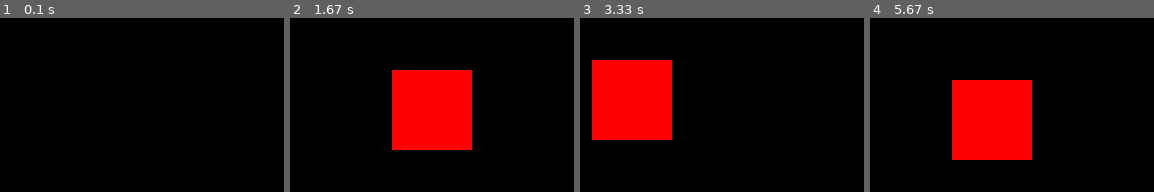
Above: before the commit, frames 1-4 (left to right).
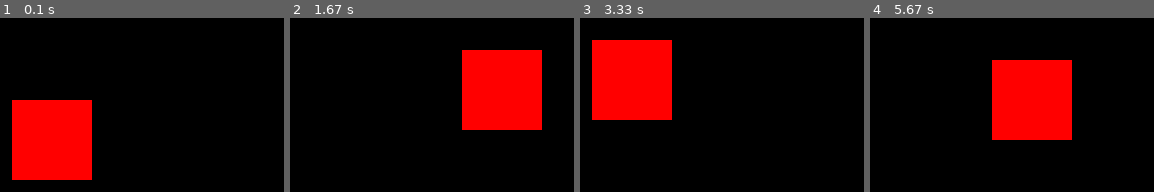
Above: after the commit, the same moments.

Repository: GameDevCallum/First-PyGame-Project
Game: pygame game, started from main.py
Two runs of this game, one before a commit and one after it. Both use one fixed random seed, a clock stepped at 60 frames per second and the inputs below.
Inputs:
- Up to frame 1 (0.1 s): no input
- Up to frame 2 (1.67 s): hold Right 0.33-0.8 s; hold Up 0.83-1.13 s; hold Right 1.17-1.63 s
- Up to frame 3 (3.33 s): hold Left 1.67-2.2 s; hold Down 2.23-2.53 s; hold Left 2.57-2.97 s; hold Up from 3 s (still down)
- Up to frame 4 (5.67 s): release Up at 3.37 s; hold Right 3.4-4.03 s; hold Down 4.07-4.43 s; hold Left 4.47-4.93 s; hold Right 4.97-5.43 s; hold Up from 5.47 s (still down)

The runs differ from the first frame. In frame 1, 13% of the frame differs, in the area x 4-33%, y 47-94%; in frame 2, 23%, in the area x 35-89%, y 18-76%; in frame 3, 6.5%; in frame 4, 16%.

Commit message:
Added character constrations to movement

Diff:
--- a/main.py
+++ b/main.py
@@ -29,7 +29,7 @@
 
 
 while run:
-    pygame.time.delay(100)
+    pygame.time.delay(60)
 
     for event in pygame.event.get():
         if event.type == pygame.QUIT:
@@ -39,13 +39,17 @@
     keys = pygame.key.get_pressed()
 
     if keys[pygame.K_LEFT]:
-        plrX -= plrVel
+        if plrX != 0:
+            plrX -= plrVel
     if keys[pygame.K_RIGHT]:
-        plrX += plrVel
+        if plrX != 500 - plrWidth:
+            plrX += plrVel
     if keys[pygame.K_UP]:
-        plrY -= plrVel
+        if plrY != 0:
+            plrY -= plrVel
     if keys[pygame.K_DOWN]:
-        plrY += plrVel
+        if plrY != 500 - plrHeight:
+            plrY += plrVel
 
     WIN.fill((0, 0, 0))
     pygame.draw.rect(WIN, (255, 0, 0), (plrX, plrY, plrWidth, plrHeight))
